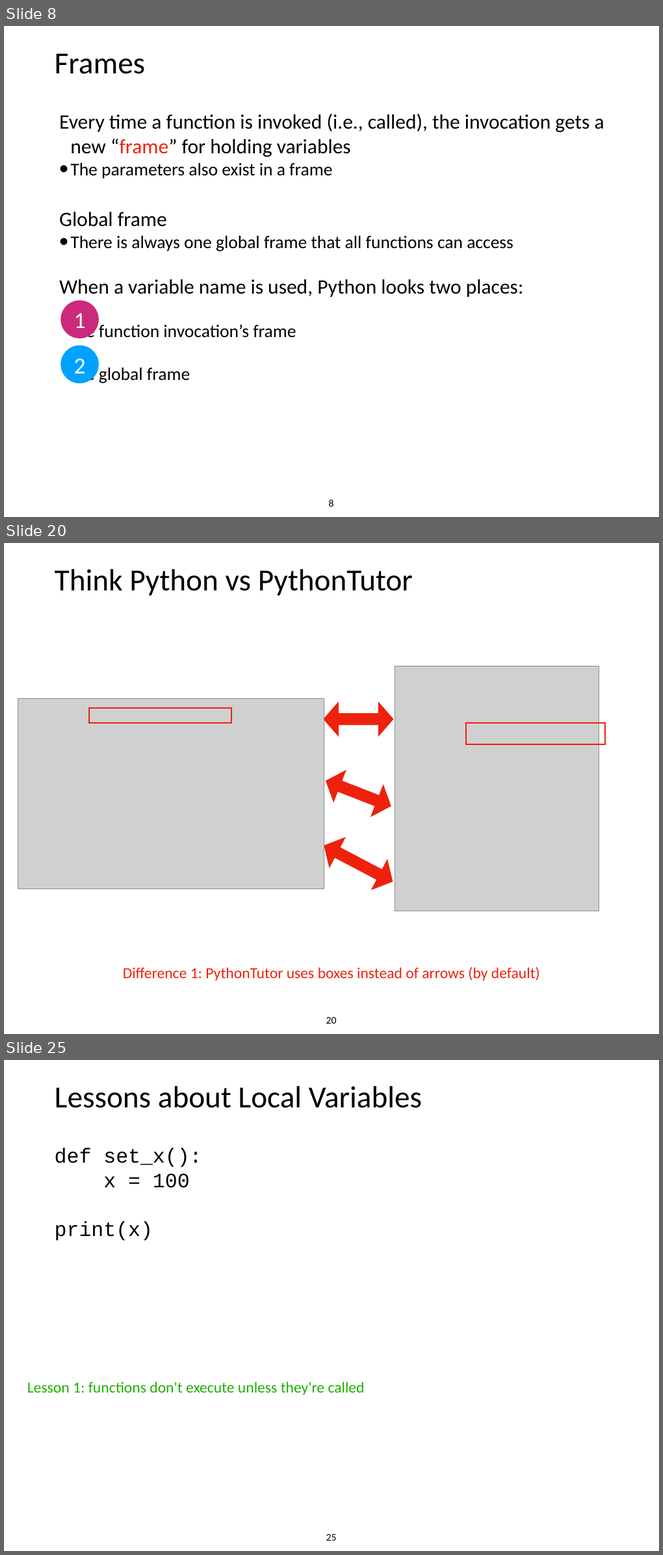
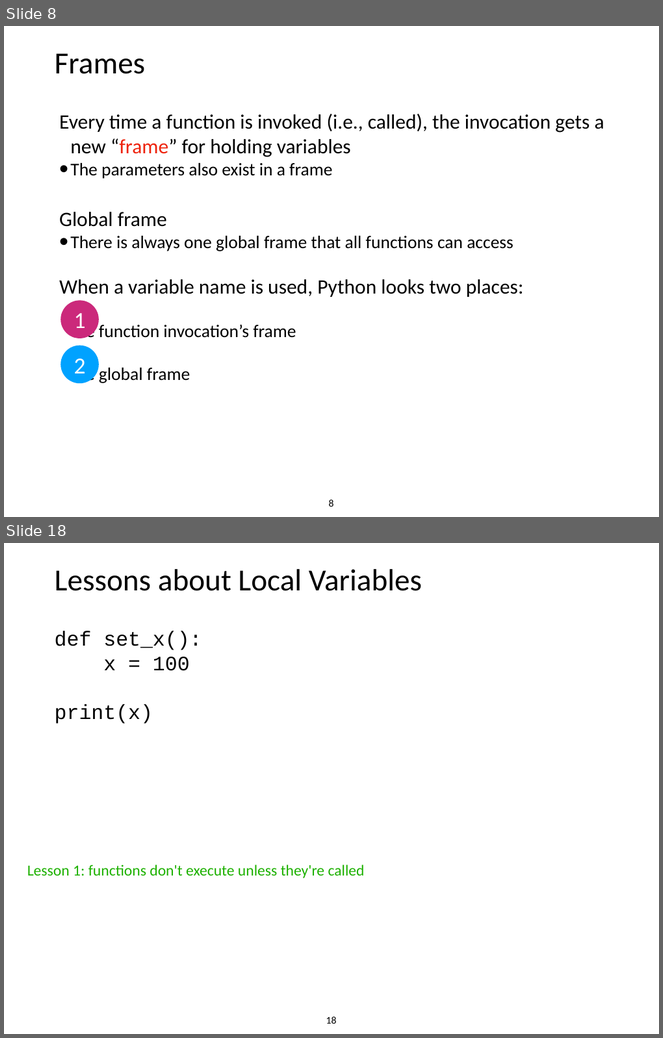
Before and after one commit to tylerharter/caraza-harter-com, a slide deck: tyler/meena/cs220/s22/materials/lecture_ppts/lec_07_S22.ppt. Shown one above the other, each under a label of ours: slides 8, 20 and 25 before the commit, slides 8 and 18 after it; the slides between them are not shown. The pictures are 663x1555 and 663x1038 pixels, drawn with LibreOffice and Linux fonts; fonts in the diff are those of the drawing; grey boxes stand for pictures. Boxes give left, top, right and bottom in pixels: in the first picture for what was removed or moved away, otherwise in the second. Text is boxed around its words. In the diff, an @@ line names an element or a change of style, - is before the commit and + after.

```diff
--- a/tyler/meena/cs220/s22/materials/lecture_ppts/lec_07_S22.ppt
+++ b/tyler/meena/cs220/s22/materials/lecture_ppts/lec_07_S22.ppt
@@ slide 20 removed at (4, 543, 659, 1034), background #FFFFFF @@
@@ title removed at (55, 569, 413, 596) @@
-Think Python vs PythonTutor
@@ picture removed at (395, 666, 599, 911) @@
@@ picture removed at (18, 698, 324, 889) @@
@@ rectangle removed at (89, 708, 232, 723) @@
@@ left right arrow removed at (323, 702, 394, 737) @@
@@ rectangle removed at (466, 722, 606, 745) @@
@@ left right arrow removed at (319, 765, 398, 823) @@
@@ left right arrow removed at (316, 830, 401, 898) @@
@@ text removed at (123, 967, 540, 981) @@
-Difference 1: PythonTutor uses boxes instead of arrows (by default)
@@ page number removed at (326, 1017, 337, 1024) @@
-20
@@ what was slide 25 is now slide 18 @@
@@ page number at (326, 1017, 337, 1024): text changed @@
-25
+18
```
Also in this commit, not shown: 9 slides changed, 3 slides added, 9 other slides removed.
